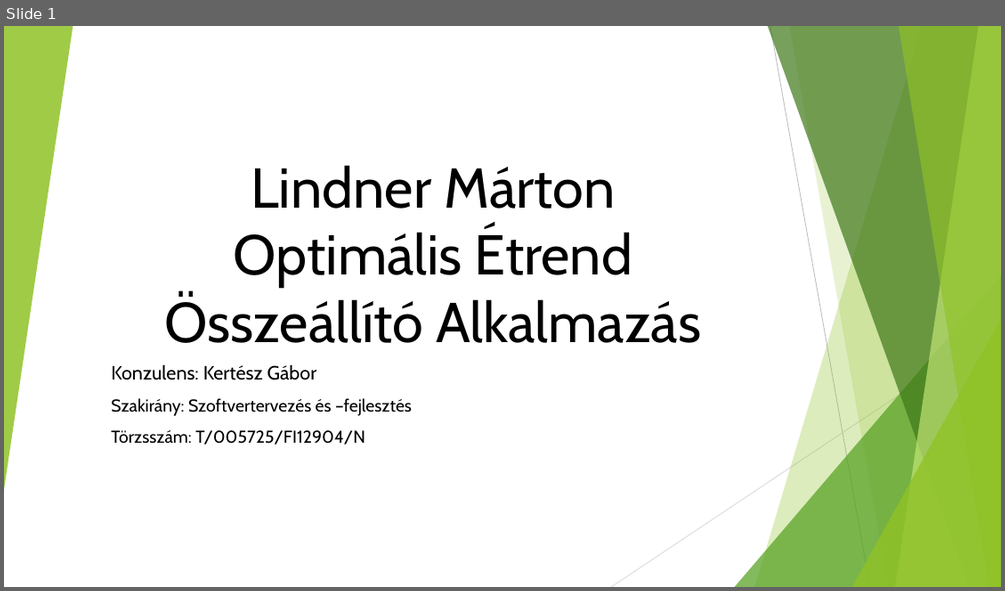
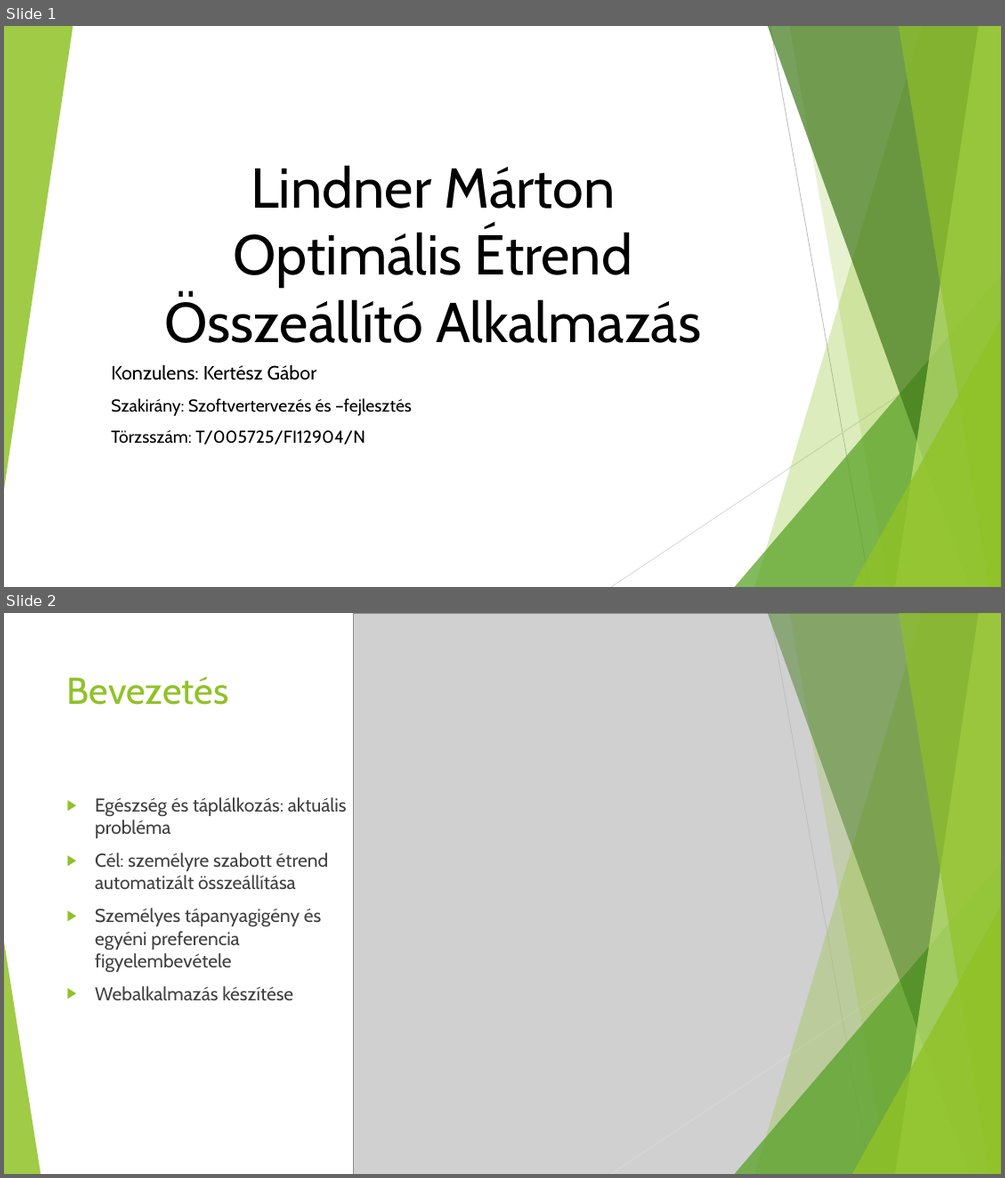
Before and after one commit to lindnermarci/Szakdolgozat, a slide deck: Bemutato.pptx. Shown one above the other, each under a label of ours: slide 1 before the commit, slides 1 and 2 after it. The pictures are 1005x591 and 1005x1178 pixels, drawn with LibreOffice and Linux fonts; fonts in the diff are those of the drawing; grey boxes stand for pictures. Boxes give left, top, right and bottom in pixels: in the first picture for what was removed or moved away, otherwise in the second. Text is boxed around its words. In the diff, an @@ line names an element or a change of style, - is before the commit and + after.

```diff
--- a/Bemutato.pptx
+++ b/Bemutato.pptx
@@ slide 2 added at (4, 613, 1001, 1174), background #FFFFFF; not listed: 7 template elements that a slide beside it also shows @@
@@ picture added at (353, 613, 1001, 1174) @@
@@ freeform shape added at (755, 613, 1001, 1174), fill #90C226 at 30% opacity @@
@@ freeform shape added at (768, 613, 1001, 1174), fill #3F7819 at 47% opacity @@
@@ line added from (770, 613) to (870, 1174), #BFBFBF 0.75 pt @@
@@ freeform shape added at (789, 613, 1001, 1174), fill #90C226 at 20% opacity @@
@@ freeform shape added at (896, 613, 1001, 1174), fill #C0E474 at 70% opacity @@
@@ freeform shape added at (898, 613, 1001, 1174), fill #90C226 at 65% opacity @@
@@ title added at (67, 676, 229, 705), 36 pt, text #90C226 @@
+Bevezetés
@@ text added at (95, 797, 347, 1000), 18 pt, text #404040 @@
+▶ Egészség és táplálkozás: aktuális probléma
+▶ Cél: személyre szabott étrend automatizált összeállítása
+▶ Személyes tápanyagigény és egyéni preferencia figyelembevétele
+▶ Webalkalmazás készítése
@@ triangle added at (735, 862, 1001, 1174), fill #54A021 at 72% opacity @@
@@ line added from (1001, 915) to (611, 1174), #D9D9D9 0.75 pt @@
@@ triangle added at (852, 907, 1001, 1174), fill #90C226 at 80% opacity @@
@@ triangle added at (4, 941, 40, 1174), fill #90C226 at 85% opacity @@
```
Also in this commit, not shown: 6 other slides added, 1 slide removed, 2 other files.
